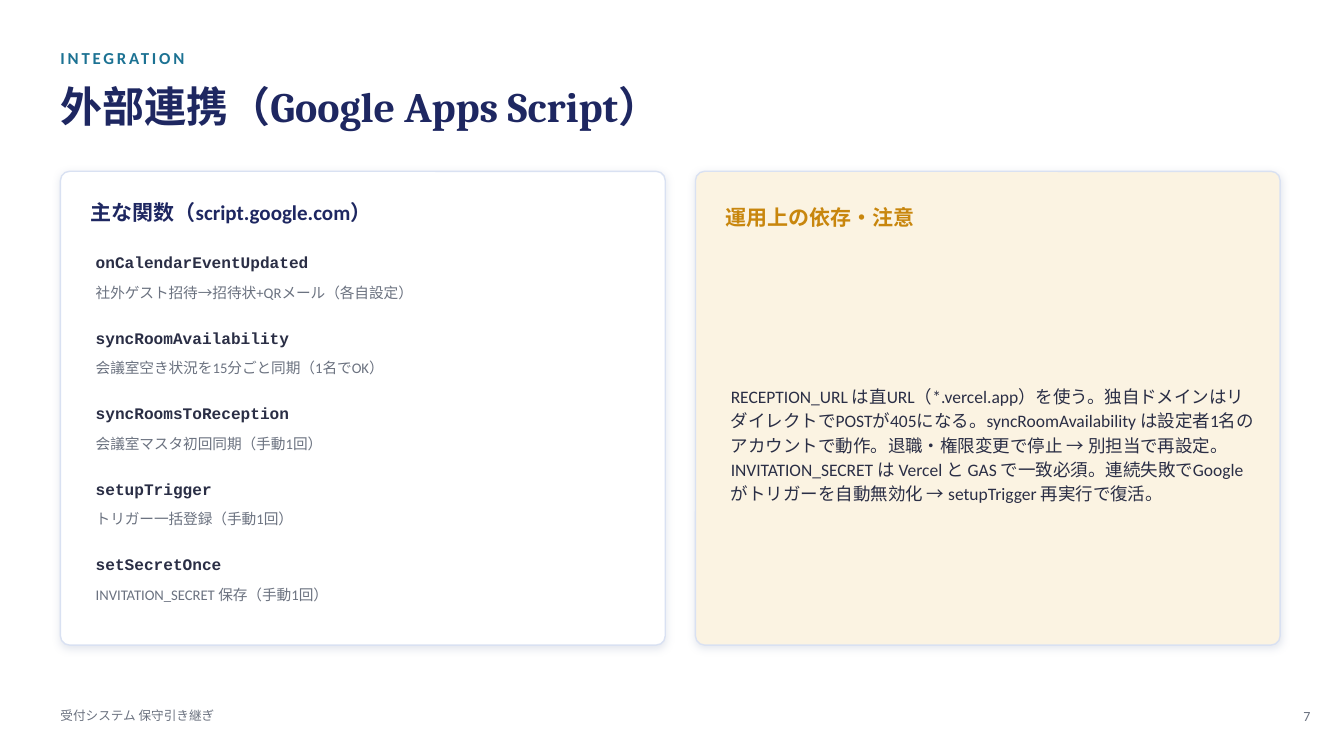
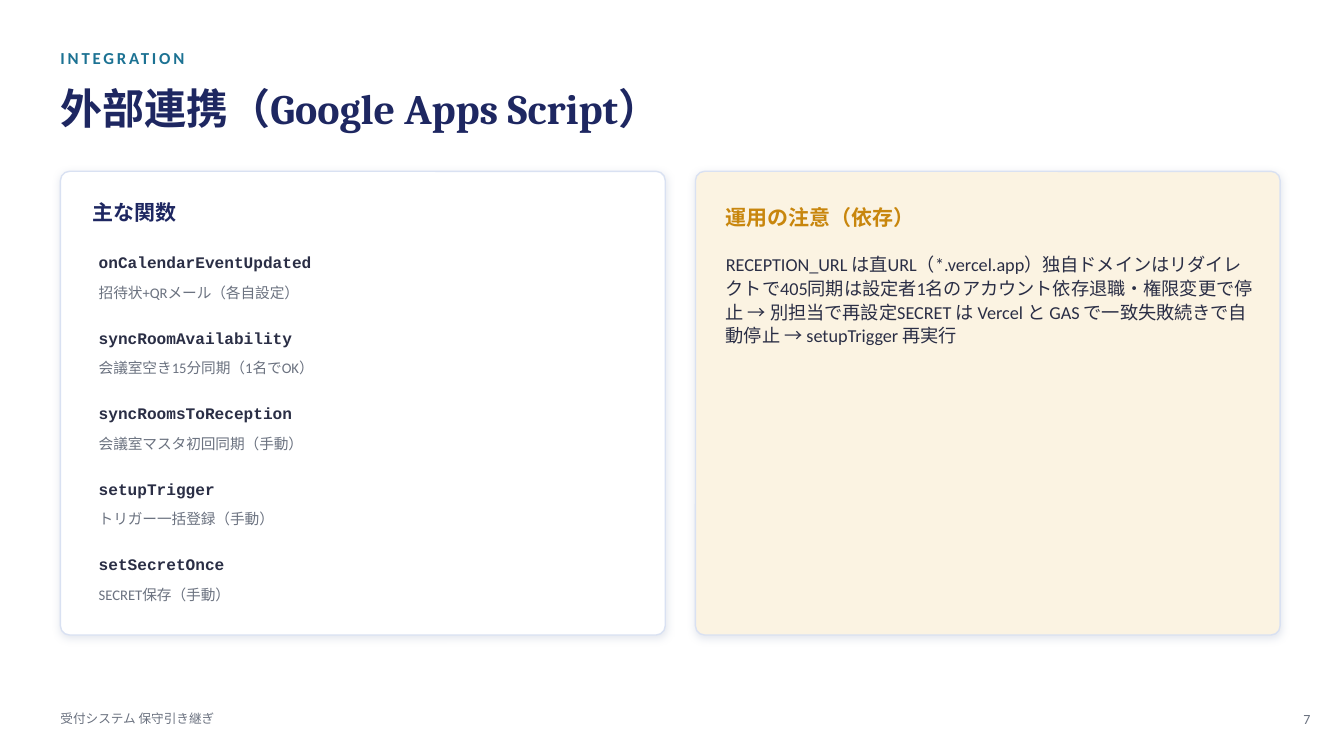
Before and after one commit to viva-eureka/reception-system, a slide deck: slide 7 of docs/受付システム_保守引き継ぎ.pptx. Drawn at 1344x756 pixels with LibreOffice and Linux fonts; fonts in the diff are those of the drawing. Boxes give left, top, right and bottom in pixels: in the first picture for what was removed or moved away, otherwise in the second. Text is boxed around its words. In the diff, an @@ line names an element or a change of style, - is before the commit and + after.

```diff
--- a/docs/受付システム_保守引き継ぎ.pptx
+++ b/docs/受付システム_保守引き継ぎ.pptx
@@ rounded rectangle: place and size @@
-rounded rectangle at [60,171,665,645]
+rounded rectangle at [60,171,665,635]
@@ rounded rectangle at [60,171,665,635]: proportions changed @@
@@ rounded rectangle at [696,171,1280,635]: proportions changed @@
@@ rounded rectangle: place and size @@
-rounded rectangle at [696,171,1280,645]
+rounded rectangle at [696,171,1280,635]
@@ text at [93,202,177,222]: text changed @@
-主な関数（script.google.com）
+主な関数
@@ text at [726,207,915,227]: text changed @@
-運用上の依存・注意
+運用の注意（依存）
@@ text at [726,255,1253,345]: text changed; size 12.5 to 13 pt @@
-RECEPTION_URL は直URL（*.vercel.app）を使う。独自ドメインはリダイレクトでPOSTが405になる。syncRoomAvailability は設定者1名のアカウントで動作。退職・権限変更で停止 → 別担当で再設定。INVITATION_SECRET は Vercel と GAS で一致必須。連続失敗でGoogleがトリガーを自動無効化 → setupTrigger 再実行で復活。
+RECEPTION_URL は直URL（*.vercel.app）独自ドメインはリダイレクトで405同期は設定者1名のアカウント依存退職・権限変更で停止 → 別担当で再設定SECRET は Vercel と GAS で一致失敗続きで自動停止 → setupTrigger 再実行
@@ text "RECEPTION_URL は直URL（*.vercel.app）独自ドメインはリダイレクトで405同期は設定者1名のア ..." at [726,255,1253,345]: vertical alignment middle to top @@
@@ text at [99,285,299,300]: text changed @@
-社外ゲスト招待→招待状+QRメール（各自設定）
+招待状+QRメール（各自設定）
@@ text at [99,360,314,374]: text changed @@
-会議室空き状況を15分ごと同期（1名でOK）
+会議室空き15分同期（1名でOK）
@@ text at [99,436,303,450]: text changed @@
-会議室マスタ初回同期（手動1回）
+会議室マスタ初回同期（手動）
@@ text at [99,511,274,525]: text changed @@
-トリガー一括登録（手動1回）
+トリガー一括登録（手動）
@@ text at [99,588,230,601]: text changed @@
-INVITATION_SECRET 保存（手動1回）
+SECRET保存（手動）
```
Also in this commit, not shown: 10 other slides changed, 4 other files.
